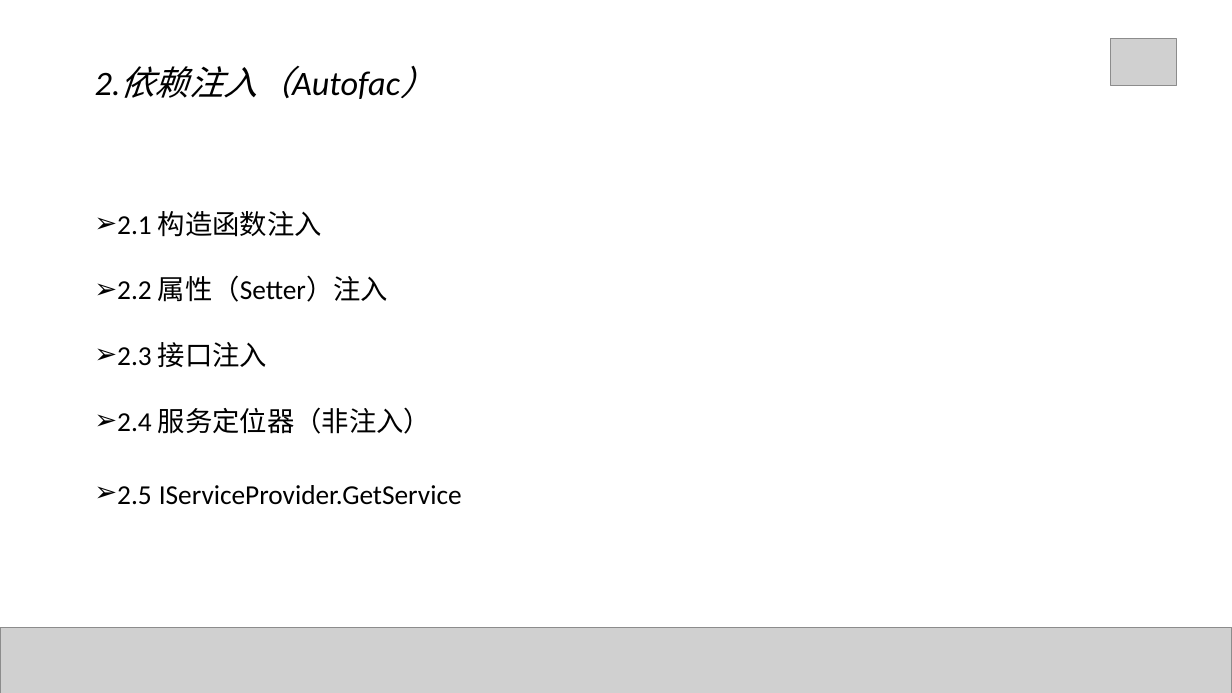
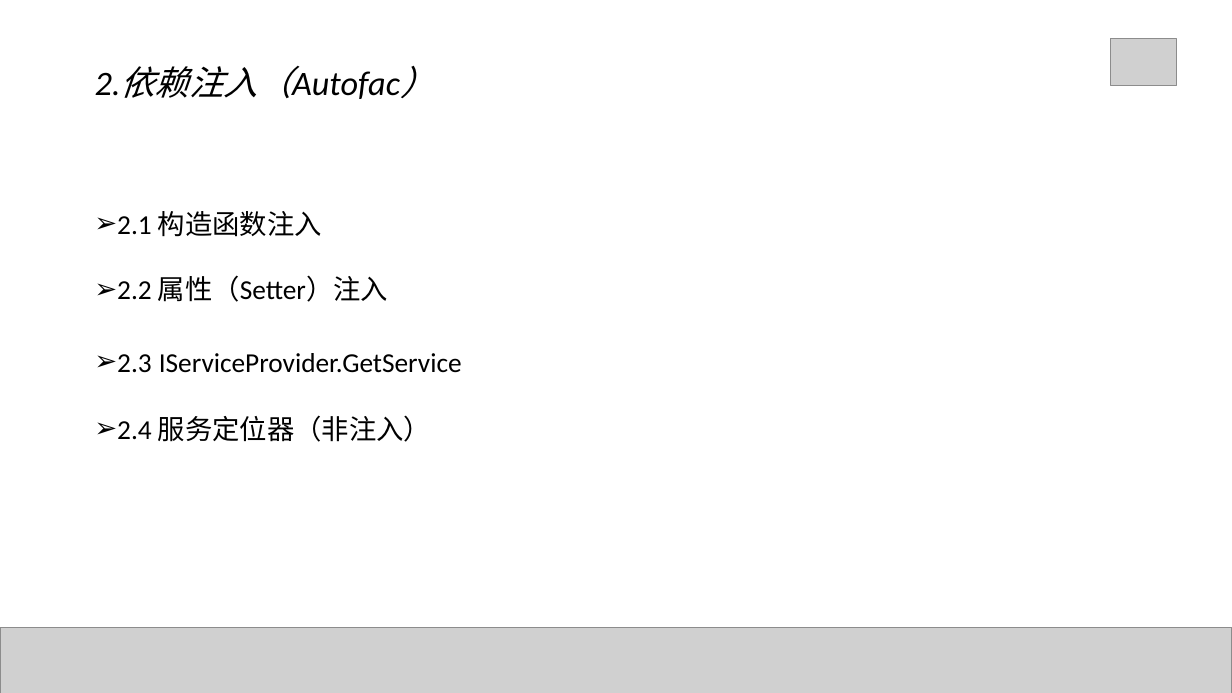
Before and after one commit to Mrchensama/DependenceInjection, a slide deck: slide 33 of 陈胡-依赖注入.pptx (slide 26 before the commit). Drawn at 1232x693 pixels with LibreOffice and Linux fonts; fonts in the diff are those of the drawing; grey boxes stand for pictures. Boxes give left, top, right and bottom in pixels: in the first picture for what was removed or moved away, otherwise in the second. Text is boxed around its words. In the diff, an @@ line names an element or a change of style, - is before the commit and + after.

```diff
--- a/陈胡-依赖注入.pptx
+++ b/陈胡-依赖注入.pptx
@@ text at bbox=[117, 353, 462, 373]: text changed @@
-➢ 2.3 接口注入
+➢ 2.3 IServiceProvider.GetService
@@ text at bbox=[117, 485, 462, 505]: paragraph removed @@
-➢ 2.5 IServiceProvider.GetService
```
Also in this commit, not shown: 14 other slides changed, 8 slides added, 2 slides removed, 5 other files.
